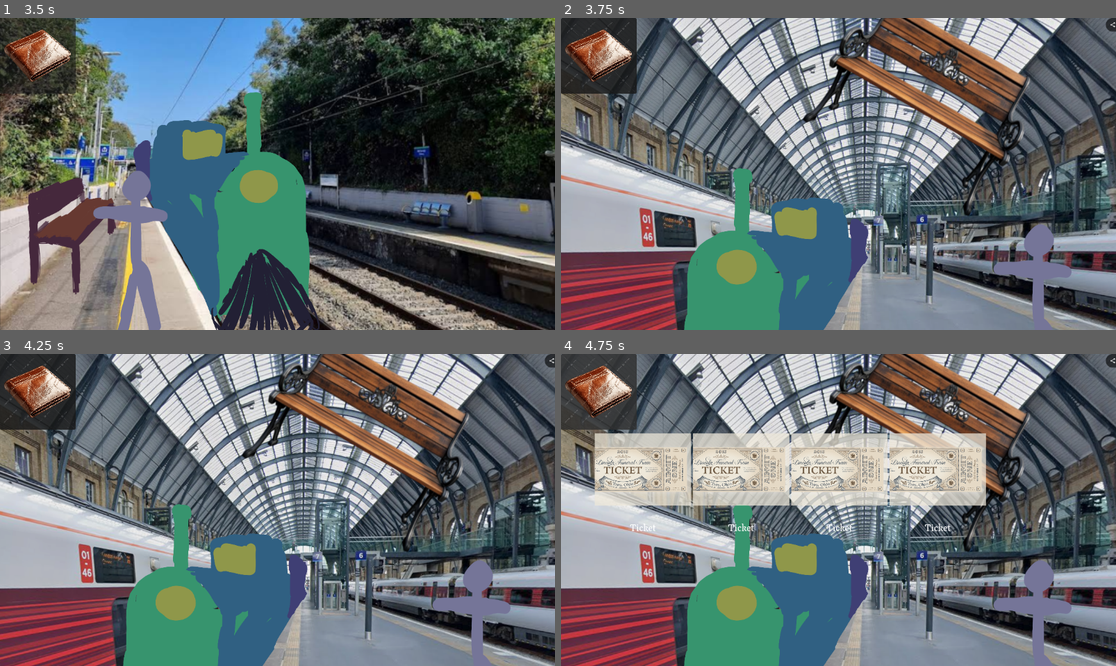
Above: before the commit, frames 1-4 (two rows, left to right).
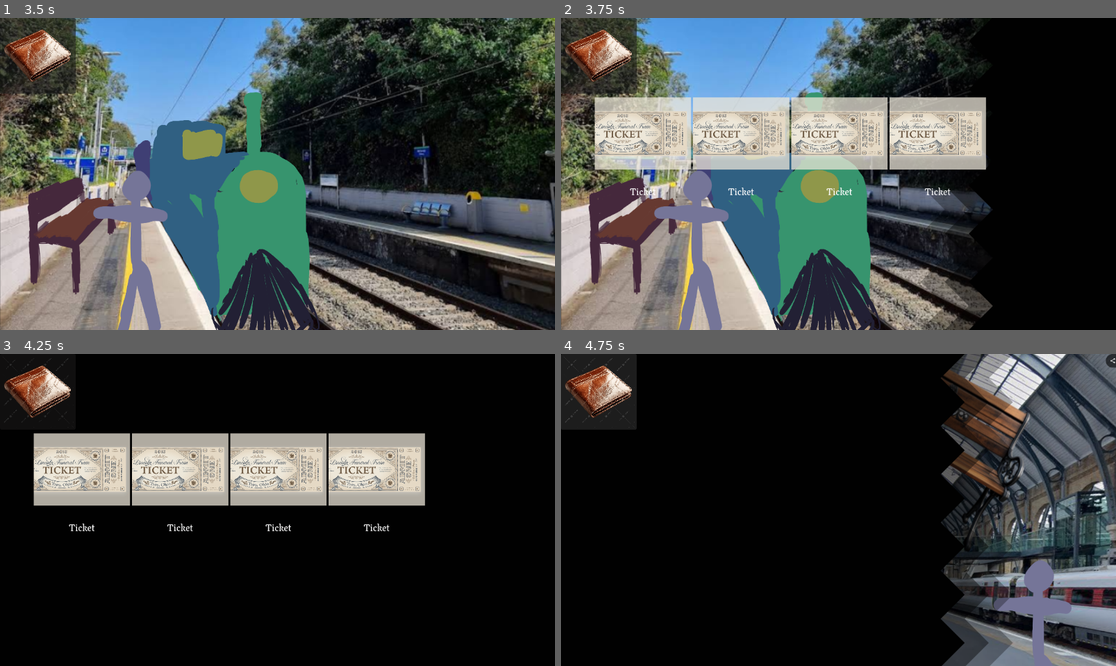
Above: after the commit, the same moments.

Repository: JCoMcL/ld59
Game: Godot game, scene res://root.tscn
Same seed, same stepped clock (60 frames per second), same inputs: the game is played once before the commit and once after it.
Inputs (mouse positions are in pixels of both pictures, inside the frame that each line leads up to):
- Up to frame 1 (3.5 s): click (38, 55) at 0.5 s; click (38, 55) at 1.25 s; click (38, 55) at 2 s; tap Enter at 2.75 s; move the mouse to (72, 227) at 2.77 s; click (72, 227) at 2.92 s
- Up to frame 2 (3.75 s): tap Space at 3.5 s; move the mouse to (783, 211) at 3.52 s; click (783, 211) at 3.67 s
- Up to frame 3 (4.25 s): no input
- Up to frame 4 (4.75 s): click (599, 391) at 4.27 s

Frame 1 is identical in both runs. In frame 2, 92% of the frame differs, in the area x 0-100%, y 0-100%; in frame 3, 95%; in frame 4, 76%.

Commit message:
add screen transition effect

Diff:
--- /dev/null
+++ b/curtain.gd
@@ -0,0 +1,34 @@
+@tool
+class_name Curtain
+extends ColorRect
+
+@export var duration = 0.5
+@export_tool_button("close", "ControlAlignCenter") var close_button = close
+@export_tool_button("open", "ControlAlignFullRect") var open_button = open
+
+func set_openness(f: float):
+	material.set_shader_parameter("factor", 1.0-f)
+func get_openness():
+	return 1.0 - material.get_shader_parameter("factor")
+
+var current_tween: Tween
+func new_tween() -> Tween:
+	if current_tween and current_tween.is_valid():
+		current_tween.kill()
+	current_tween = create_tween()
+	return current_tween
+
+func _ready():
+	open()
+
+enum {DOWN, UP, LEFT, RIGHT}
+func close(direction=DOWN, specific_duration = duration) -> Signal:
+	material.set_shader_parameter("direction", direction)
+	var t = new_tween()
+	t.tween_method(set_openness, get_openness(), 0.0, specific_duration * get_openness())
+	return t.finished
+func open(direction=UP, specific_duration = duration) -> Signal:
+	material.set_shader_parameter("direction", [UP,DOWN,RIGHT,LEFT][direction])
+	var t = new_tween()
+	t.tween_method(set_openness, get_openness(), 1.0, specific_duration* (1.0 - get_openness()))
+	return t.finished
--- a/curtain.gdshader
+++ b/curtain.gdshader
@@ -2,6 +2,7 @@
 
 uniform float factor: hint_range(0,1) = 1;
 uniform float wave_size = 30.0;
+uniform int direction: hint_enum("down", "up", "left", "right");
 
 float wave(float x) {
 	return abs(mod(x, 2.0 * wave_size) - wave_size);
@@ -15,11 +16,30 @@
 void fragment() {
 	vec2 RESOLUTION = vec2(1.0 / SCREEN_PIXEL_SIZE.x, 1.0/ SCREEN_PIXEL_SIZE.y);
 	vec2 pixel_coord = RESOLUTION * UV;
-	float fudge_factor = (wave_size * 3.0) / RESOLUTION.y;
-	float curtain_height = (factor - fudge_factor) * (1.0 + fudge_factor*2.0)  * RESOLUTION.y;
+
+	// Adjust calculations for horizontal vs vertical wipes
+	float res_major_axis = RESOLUTION.y;
+	if (direction == 2 || direction == 3) { // left or right
+		res_major_axis = RESOLUTION.x;
+	}
+
+	float fudge_factor = (wave_size * 3.0) / res_major_axis;
+	float curtain_height = (factor - fudge_factor) * (1.0 + fudge_factor*2.0)  * res_major_axis;
+
+	// Define rotation matrix based on direction
+	mat2[] rotations = {
+		mat2(vec2(1.0, 0.0), vec2(0.0, 1.0)), // 0: down (default)
+		mat2(vec2(-1.0, 0.0), vec2(0.0, -1.0)), // 180 deg
+		mat2(vec2(0.0, 1.0), vec2(-1.0, 0.0)), // 90 deg CW
+		mat2(vec2(0.0, -1.0), vec2(1.0, 0.0)) // 90 deg CCW
+	};
+
+	// Rotate coordinates around the center of the screen
+	vec2 center = RESOLUTION / 2.0;
+	vec2 pixel_coord_rotated = rotations[direction] * (pixel_coord - center) + center;
 
 	COLOR.a =
-		0.4 * wave_curtain(pixel_coord, curtain_height) +
-		0.3 * wave_curtain(pixel_coord, curtain_height + wave_size) +
-		0.3 * wave_curtain(pixel_coord, curtain_height + wave_size * 2.0);
+		0.4 * wave_curtain(pixel_coord_rotated, curtain_height) +
+		0.3 * wave_curtain(pixel_coord_rotated, curtain_height + wave_size) +
+		0.3 * wave_curtain(pixel_coord_rotated, curtain_height + wave_size * 2.0);
 }
--- a/root.gd
+++ b/root.gd
@@ -53,6 +53,8 @@
 	if SCENES[id] is PackedScene:
 		SCENES[id] = SCENES[id].instantiate()
 	assert(SCENES[id] is Node)
+	await %Curtain.close(Curtain.RIGHT)
+	await get_tree().create_timer(0.3).timeout
 	remove_child(backdrop)
 	backdrop = SCENES[id]
 	add_child(backdrop)
@@ -62,6 +64,7 @@
 	print("table of trains at station: %s" % ", ".join(timetable))
 	create_inventory_panel()
 	create_inventory_button()
+	%Curtain.open(Curtain.RIGHT)
 
 func create_inventory_button():
 	var inventory_button_scene := preload("res://ui/inventory_button.tscn")
--- a/root.tscn
+++ b/root.tscn
@@ -5,12 +5,14 @@
 [ext_resource type="PackedScene" uid="uid://bo8wpeovb82mm" path="res://stations/temp_station_1.tscn" id="2_28aoi"]
 [ext_resource type="PackedScene" uid="uid://cpi2hvhc0scgm" path="res://ui/dialogue_area.tscn" id="3_vvh5c"]
 [ext_resource type="Script" uid="uid://d02wvqklknmxh" path="res://sfx.gd" id="5_jnlp7"]
+[ext_resource type="Script" uid="uid://dxkjoubkptxjv" path="res://curtain.gd" id="7_bf3um"]
 [ext_resource type="Shader" uid="uid://co6kvvgykv4av" path="res://curtain.gdshader" id="7_vyht1"]
 
 [sub_resource type="ShaderMaterial" id="ShaderMaterial_bf3um"]
 shader = ExtResource("7_vyht1")
-shader_parameter/factor = 0.82000003895
+shader_parameter/factor = 0.0
 shader_parameter/wave_size = 50.0
+shader_parameter/direction = 0
 
 [node name="Root" type="Control" unique_id=226547074]
 layout_mode = 3
@@ -44,14 +46,14 @@
 script = ExtResource("5_jnlp7")
 
 [node name="Curtain" type="ColorRect" parent="." unique_id=1895611684]
+unique_name_in_owner = true
 material = SubResource("ShaderMaterial_bf3um")
 layout_mode = 1
 anchors_preset = 15
 anchor_right = 1.0
 anchor_bottom = 1.0
-offset_right = -1152.0
-offset_bottom = -648.0
 grow_horizontal = 2
 grow_vertical = 2
 mouse_filter = 2
 color = Color(0.004615072, 0.0031466596, 0.0031467292, 1)
+script = ExtResource("7_bf3um")
Not shown, added: curtain.gd.uid
